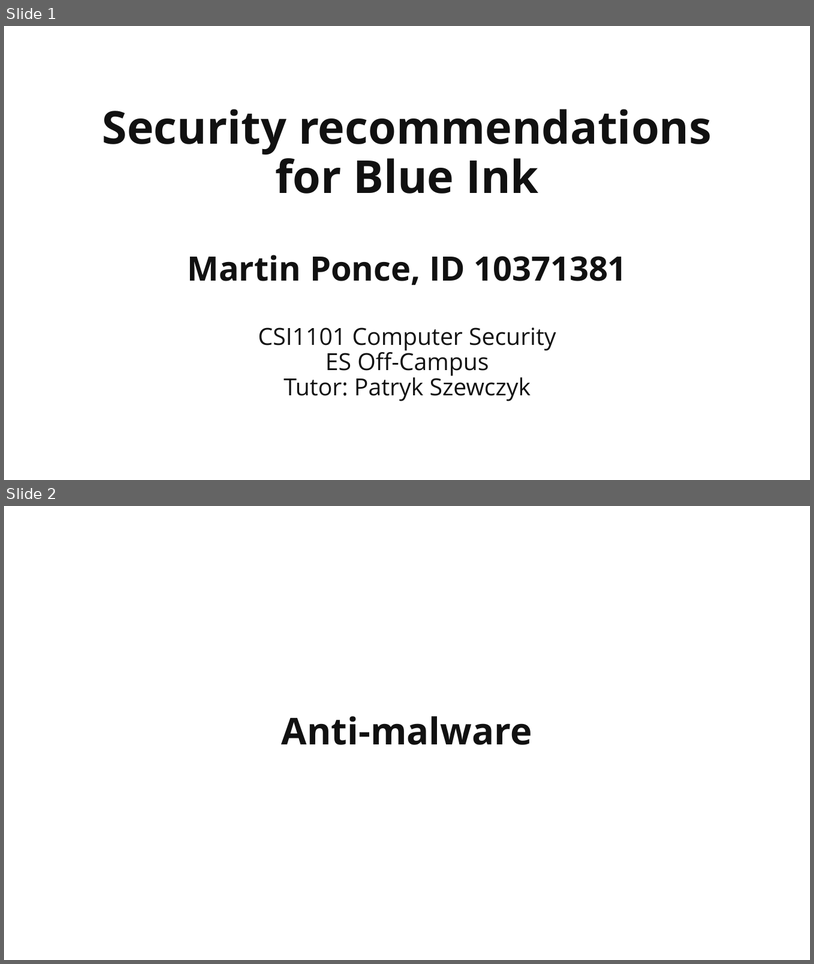
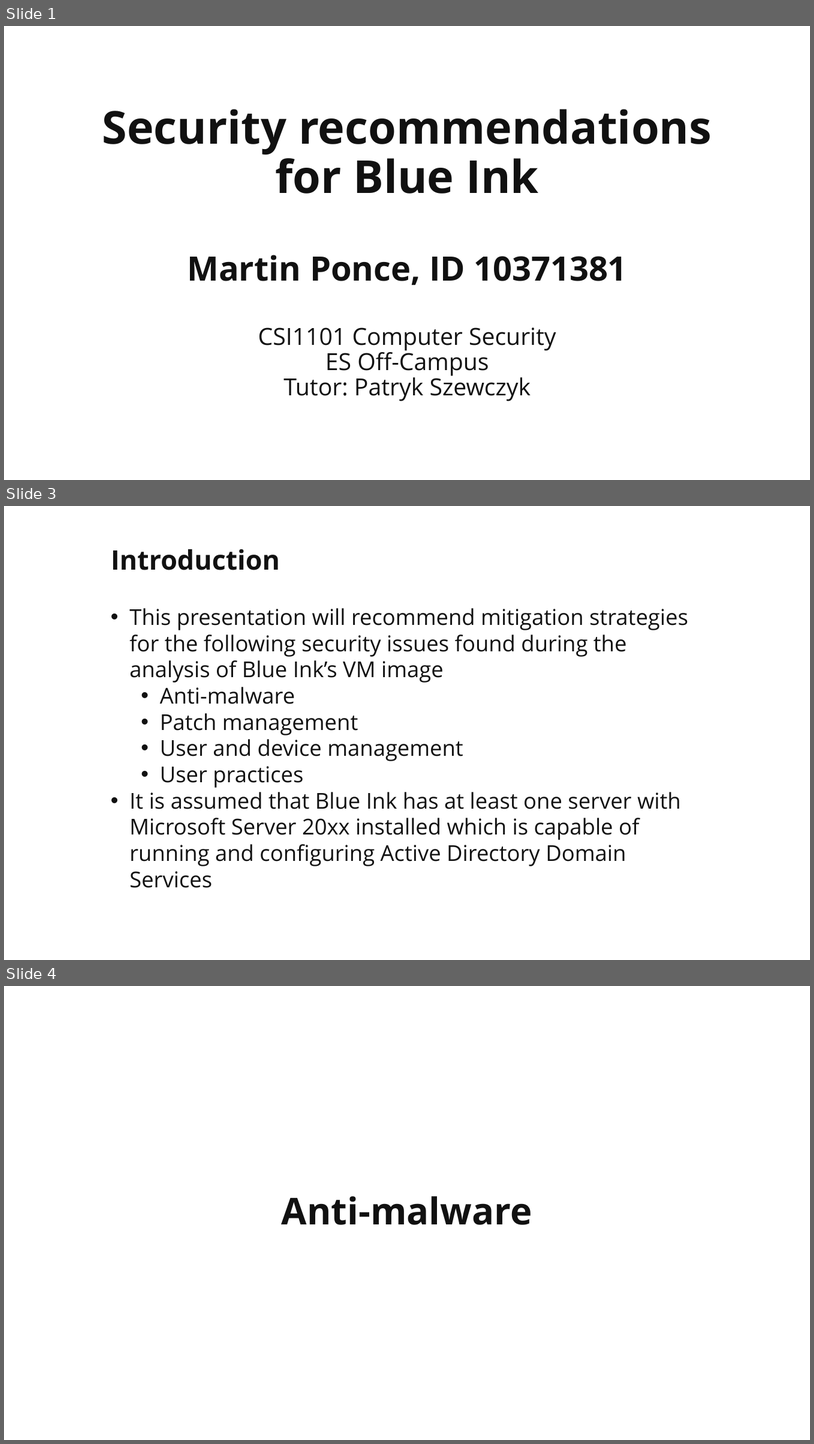
Before and after one commit to martymcflywa/ecu, a slide deck: year_1/sem_2/CSI1101_computer_security/0b_assignment_2_[22MAY15_0900]/dev/CSI1101_PONCE_A2_v03.pptx. Shown one above the other, each under a label of ours: slides 1 and 2 before the commit, slides 1, 3 and 4 after it; the slides between them are not shown. The pictures are 814x964 and 814x1444 pixels, drawn with LibreOffice and Linux fonts; fonts in the diff are those of the drawing. Boxes give left, top, right and bottom in pixels: in the first picture for what was removed or moved away, otherwise in the second. Text is boxed around its words. In the diff, an @@ line names an element or a change of style, - is before the commit and + after.

Commit message:
CSI1101 A2: added intro, fixed wording, READY

```diff
--- a/year_1/sem_2/CSI1101_computer_security/0b_assignment_2_[22MAY15_0900]/dev/CSI1101_PONCE_A2_v03.pptx
+++ b/year_1/sem_2/CSI1101_computer_security/0b_assignment_2_[22MAY15_0900]/dev/CSI1101_PONCE_A2_v03.pptx
@@ slide 3 added at (4,506,810,960), background #FFFFFF @@
@@ title added at (111,549,280,570), 32 pt, text #111111, bold @@
+Introduction
@@ text added at (129,608,689,888), 26 pt, text #111111 @@
+• This presentation will recommend mitigation strategies for the following security issues found during the analysis of Blue Ink’s VM image
+  • Anti-malware
+  • Patch management
+  • User and device management
+  • User practices
+• It is assumed that Blue Ink has at least one server with Microsoft Server 20xx installed which is capable of running and configuring Active Directory Domain Services
@@ what was slide 2 is now slide 4 @@
```
Also in this commit, not shown: 3 slides changed, 1 other slide added.
